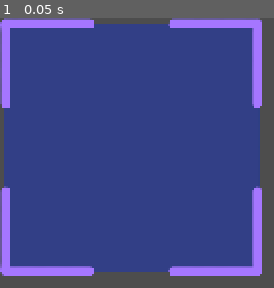
Above: before the commit, frame 1.
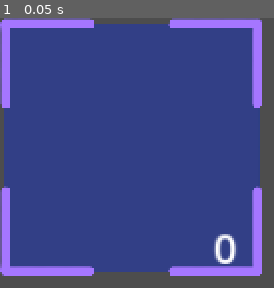
Above: after the commit, the same moment.

Repository: kaelynfmp/HearthLight
Game: Godot game, scene res://scenes/inventory/input_slot.tscn
Same seed, same stepped clock (60 frames per second), same inputs: the game is played once before the commit and once after it. This scene is started directly instead of the project's main scene.
Inputs:
- Up to frame 1 (0.05 s): no input

The runs differ from the first frame. In frame 1, 0.6% of the frame differs, in the area x 78-87%, y 80-92%.

Commit message:
feat: slots in recipe tree can now have values

Diff:
--- a/resources/gadgets/wheel.tres
+++ b/resources/gadgets/wheel.tres
@@ -25,12 +25,9 @@
 script = ExtResource("1_8iuif")
 slots = Array[ExtResource("2_myy7m")]([SubResource("Resource_mns7h"), SubResource("Resource_7k3h2")])
 
-[sub_resource type="PlaceholderTexture2D" id="PlaceholderTexture2D_ta21u"]
-size = Vector2(50, 20)
-
 [sub_resource type="Resource" id="Resource_yf71g"]
 script = ExtResource("3_cf36v")
-texture = SubResource("PlaceholderTexture2D_ta21u")
+texture = ExtResource("6_q6rig")
 name = "Spinning Wheel"
 description = "Item for Spinning Wheel gadget"
 max_stack = 100
--- a/resources/recipes/fabric_recipe.tres
+++ b/resources/recipes/fabric_recipe.tres
@@ -1,31 +1,31 @@
 [gd_resource type="Resource" script_class="Recipe" load_steps=9 format=3 uid="uid://drnnbha7vb1ho"]
 
-[ext_resource type="Script" path="res://scripts/resources/item.gd" id="1_ttuhh"]
-[ext_resource type="Resource" uid="uid://b1benml8tln26" path="res://resources/gadgets/wheel.tres" id="1_w3bnt"]
+[ext_resource type="Resource" uid="uid://b1benml8tln26" path="res://resources/gadgets/wheel.tres" id="1_14xxv"]
+[ext_resource type="Script" path="res://scripts/resources/item.gd" id="2_elrjj"]
 [ext_resource type="Script" path="res://scripts/resources/recipe.gd" id="2_l4tvo"]
 [ext_resource type="Script" path="res://scripts/resources/slot.gd" id="2_srkqm"]
-[ext_resource type="Resource" uid="uid://c82decsqfayei" path="res://resources/items/cotton.tres" id="3_qci06"]
-[ext_resource type="Resource" uid="uid://cmrx5n40guwlg" path="res://resources/items/fabric.tres" id="5_wpy6e"]
+[ext_resource type="Resource" uid="uid://c82decsqfayei" path="res://resources/items/cotton.tres" id="3_ygt1q"]
+[ext_resource type="Resource" uid="uid://cmrx5n40guwlg" path="res://resources/items/fabric.tres" id="5_i7ldg"]
 
-[sub_resource type="Resource" id="Resource_3pree"]
+[sub_resource type="Resource" id="Resource_o0gwi"]
 script = ExtResource("2_srkqm")
-item = ExtResource("3_qci06")
+item = ExtResource("3_ygt1q")
 locked = false
-item_filter = Array[ExtResource("1_ttuhh")]([])
+item_filter = Array[ExtResource("2_elrjj")]([])
 bypass_stack = false
-quantity = 1
+quantity = 5
 
-[sub_resource type="Resource" id="Resource_s5qy8"]
+[sub_resource type="Resource" id="Resource_w8oka"]
 script = ExtResource("2_srkqm")
-item = ExtResource("5_wpy6e")
+item = ExtResource("5_i7ldg")
 locked = false
-item_filter = Array[ExtResource("1_ttuhh")]([])
+item_filter = Array[ExtResource("2_elrjj")]([])
 bypass_stack = false
 quantity = 1
 
 [resource]
 script = ExtResource("2_l4tvo")
-gadget = ExtResource("1_w3bnt")
-inputs = Array[ExtResource("2_srkqm")]([SubResource("Resource_3pree")])
-outputs = Array[ExtResource("2_srkqm")]([SubResource("Resource_s5qy8")])
+gadget = ExtResource("1_14xxv")
+inputs = Array[ExtResource("2_srkqm")]([SubResource("Resource_o0gwi")])
+outputs = Array[ExtResource("2_srkqm")]([SubResource("Resource_w8oka")])
 processing_multiplier = 1.0
--- a/scenes/inventory/input_slot.tscn
+++ b/scenes/inventory/input_slot.tscn
@@ -6,6 +6,9 @@
 [node name="InputSlot" instance=ExtResource("1_djv2w")]
 size_flags_vertical = 4
 
+[node name="Stack" parent="SlotPanel" index="1"]
+visible = true
+
 [node name="InputBG" type="TextureRect" parent="." index="1"]
 texture_filter = 1
 layout_mode = 2
--- a/scripts/resources/inventory.gd
+++ b/scripts/resources/inventory.gd
@@ -1,3 +1,4 @@
+@tool
 @icon("res://resources/resource-icons/inventory.svg")
 
 class_name Inventory
@@ -16,7 +17,8 @@
 ## Initialization of the default values
 func _init(p_slots: Array[Slot] = []):
 	slots = p_slots
-	GameManager.inventory_changed.connect(on_inventory_changed)
+	if !Engine.is_editor_hint():
+		GameManager.inventory_changed.connect(on_inventory_changed)
 
 ## Attempts to insert [Item]s, going into the earliest available [Slot]s
 func insert(item: Item, amount=1) -> bool:
@@ -46,5 +48,6 @@
 	return true
 
 func on_inventory_changed():
-	if GameManager.inventory:
-		GameManager.add_inventory(self)
+	if !Engine.is_editor_hint():
+		if GameManager.inventory:
+			GameManager.add_inventory(self)
--- a/scripts/resources/recipe.gd
+++ b/scripts/resources/recipe.gd
@@ -7,13 +7,32 @@
 extends Resource
 
 ## Gadget this recipe uses
-@export var gadget: Gadget
+@export var gadget: Gadget:
+	get():
+		var new_inputs:int = 0
+		var new_outputs:int = 0
+		if gadget != null:
+			new_inputs = gadget.inputs
+			new_outputs = gadget.outputs
+		if new_inputs != inputs.size():
+			# Resizing does not trigger the setter, so you need to resize a copied array,
+			# and then set the entire array. Why.
+			var temp_inputs:Array = inputs.duplicate()
+			temp_inputs.resize(new_inputs)
+			inputs = temp_inputs
+		if new_outputs != outputs.size():
+			# Resizing does not trigger the setter, so you need to resize a copied array,
+			# and then set the entire array. Why.
+			var temp_outputs:Array = outputs.duplicate()
+			temp_outputs.resize(new_outputs)
+			outputs = temp_outputs
+		return gadget
 ## Inputs this recipe takes
 @export var inputs: Array[Slot]:
 	get():
 		for slot in inputs:
 			if slot == null:
-				continue
+				slot = load("res://scripts/resources/slot.gd").new()
 			if slot.item != null and slot.item not in items:
 				items.append(slot.item)
 				add_gadget_filter(slot.item)
--- a/scripts/resources/slot.gd
+++ b/scripts/resources/slot.gd
@@ -43,7 +43,8 @@
 			if quantity == 0:
 				item = null
 		else:
-			quantity = 0
+			if !Engine.is_editor_hint():
+				quantity = 0
 		changed.emit()
 
 func _init(p_item: Item = null, p_quantity: int = 0, p_locked: bool = false):
Not shown, changed: addons/recipe_tree/gadget_node.gd
Not shown, changed: addons/recipe_tree/gadget_node.tscn
Not shown, changed: addons/recipe_tree/item_node.gd
Not shown, changed: addons/recipe_tree/item_node.tscn
Not shown, changed: addons/recipe_tree/recipe_node.gd
Not shown, changed: addons/recipe_tree/recipe_node.tscn
Not shown, changed: addons/recipe_tree/recipe_tree_properties.tres
Not shown, added: addons/recipe_tree/spin_box.gd
Not shown, added: addons/recipe_tree/spin_box.tscn
Not shown: 2 places in resources/character/inventory.tres that only renumber resources
Not shown: 1 places in resources/gadgets/wheel.tres that only renumber resources
